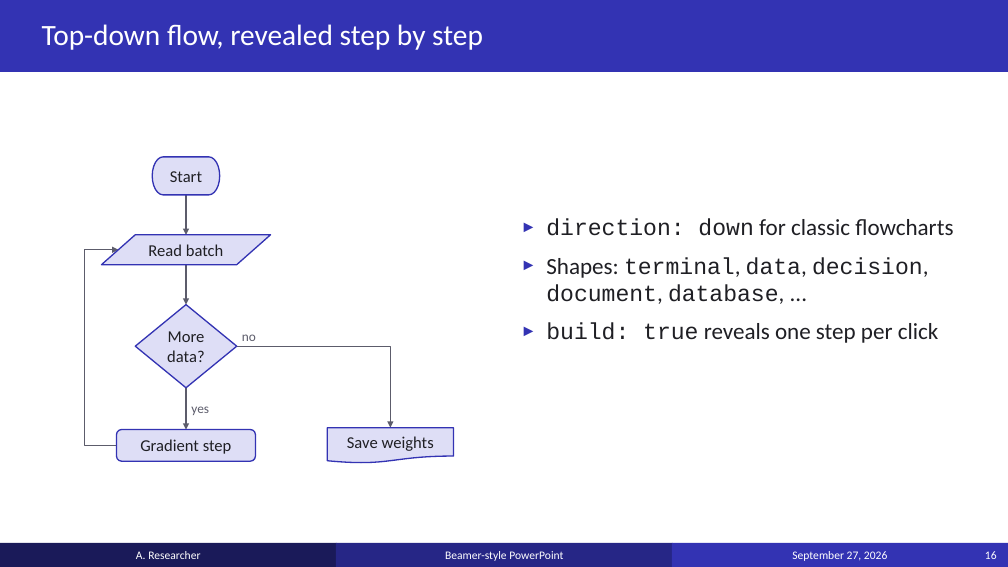
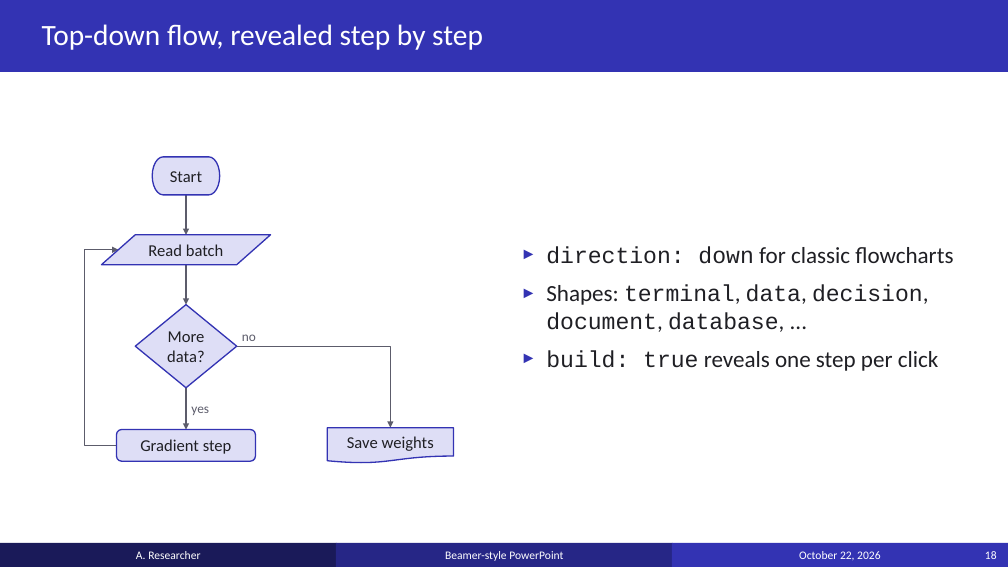
Before and after one commit to anoted/ppt-templated, a slide deck: slide 18 of examples/example_deck.pptx (slide 16 before the commit). Drawn at 1008x567 pixels with LibreOffice and Linux fonts; fonts in the diff are those of the drawing. Boxes give left, top, right and bottom in pixels: in the first picture for what was removed or moved away, otherwise in the second. Text is boxed around its words. In the diff, an @@ line names an element or a change of style, - is before the commit and + after.

```diff
--- a/examples/example_deck.pptx
+++ b/examples/example_deck.pptx
@@ text "direction: down for classic flowcharts" moved from (x1=546, y1=219, x2=953, y2=343) to (x1=546, y1=246, x2=953, y2=371) @@
@@ text in rectangle at (x1=799, y1=551, x2=880, y2=560): text changed @@
-September 27, 2026
+October 22, 2026
```
Also in this commit, not shown: 19 other slides changed, 4 slides added, 1 slide removed, 17 other files.
